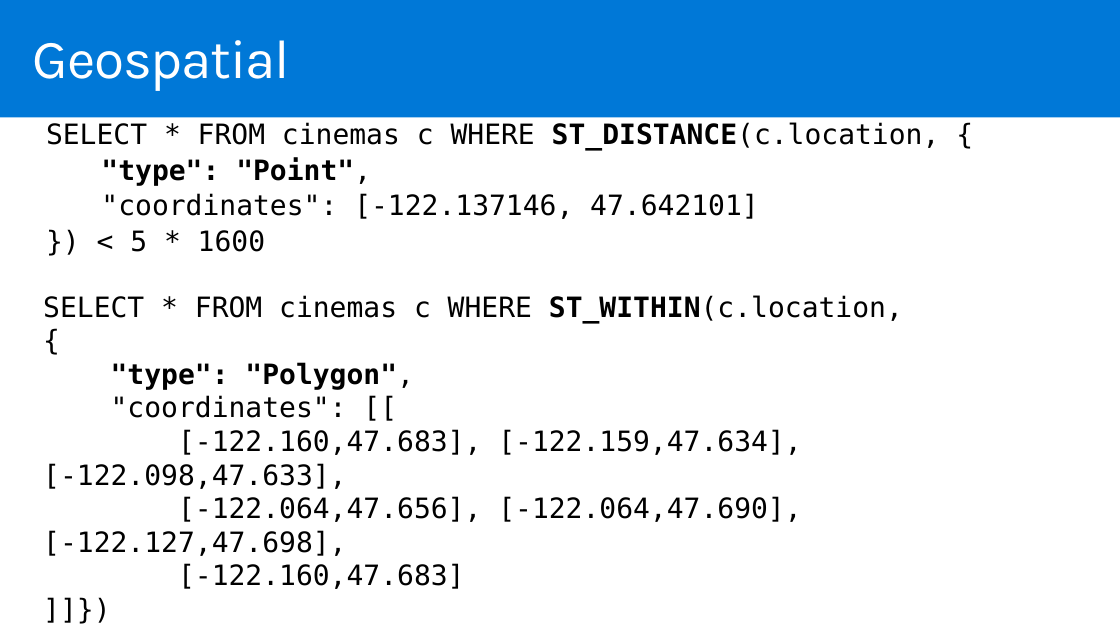
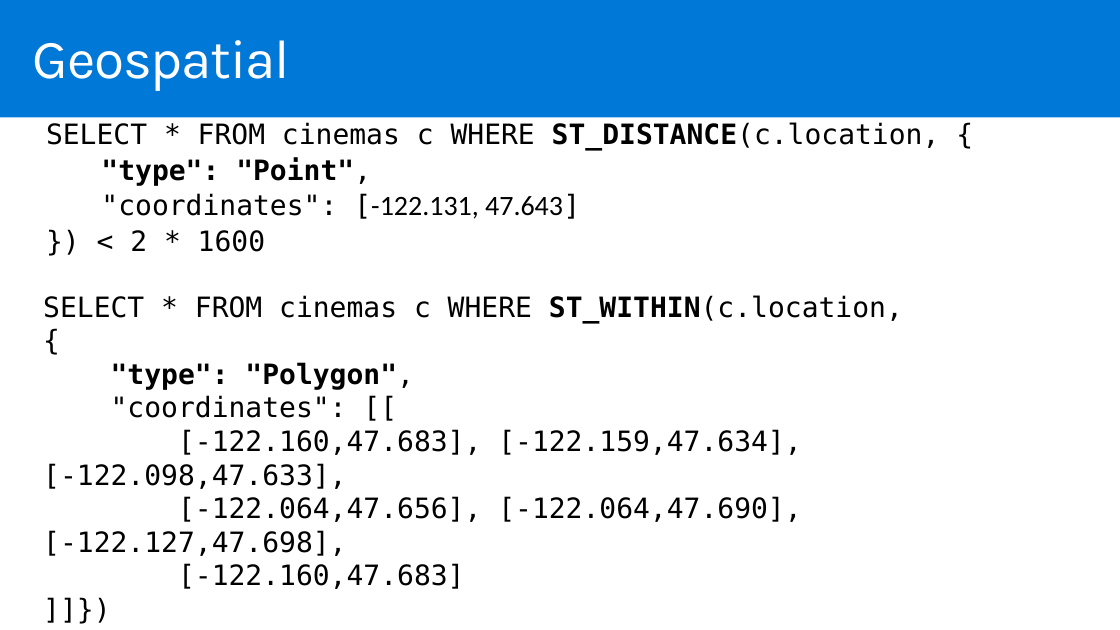
Before and after one commit to dmakogon/azurecon2015, a slide deck: slide 14 of crawcour_makogon_documentdb.pptx. Drawn at 1120x630 pixels with LibreOffice and Linux fonts; fonts in the diff are those of the drawing; background and template pictures are left out. Boxes give left, top, right and bottom in pixels: in the first picture for what was removed or moved away, otherwise in the second. Text is boxed around its words. In the diff, an @@ line names an element or a change of style, - is before the commit and + after.

```diff
--- a/crawcour_makogon_documentdb.pptx
+++ b/crawcour_makogon_documentdb.pptx
@@ text at (x1=101, y1=193, x2=580, y2=252): text changed @@
-  "coordinates": [-122.137146, 47.642101]
-}) < 5 * 1600
+  "coordinates": [-122.131, 47.643]
+}) < 2 * 1600
```
Also in this commit, not shown: 4 other slides changed.
